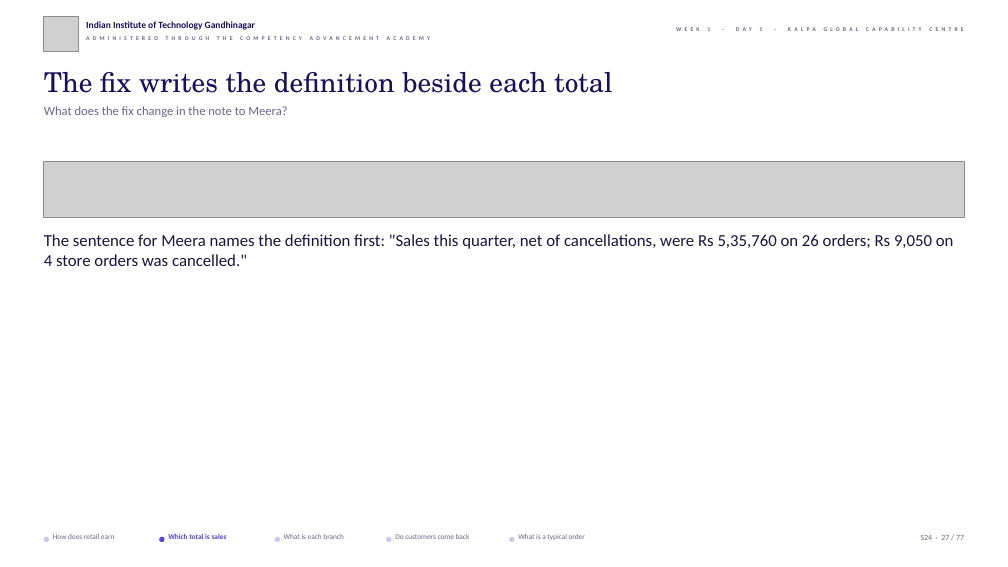
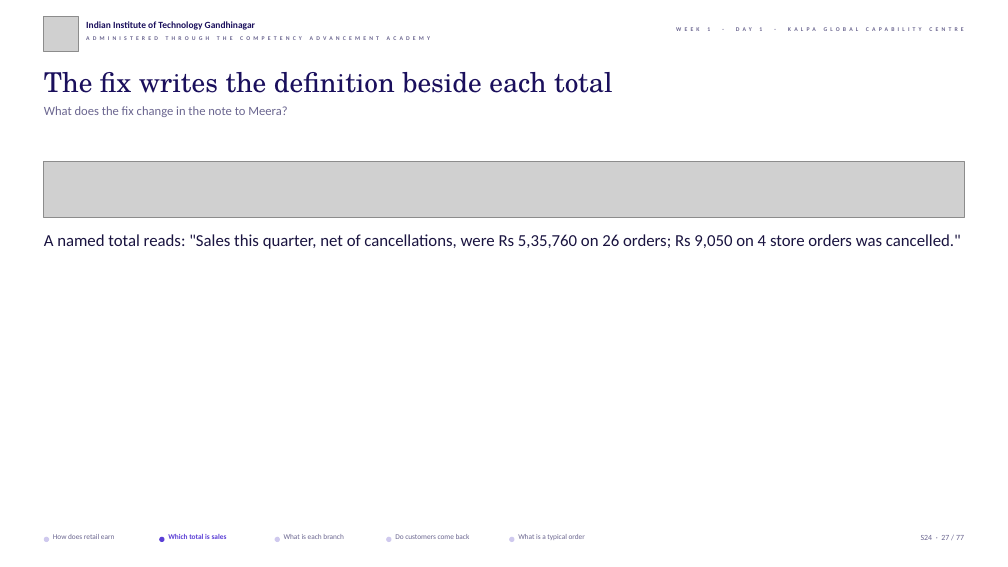
Before and after one commit to fde-academy-lab/c2-content-factory, a slide deck: slide 27 of content/W01/D1/slides/C2_W01_D01_half1_STUDENT.pptx. Drawn at 1008x567 pixels with LibreOffice and Linux fonts; fonts in the diff are those of the drawing; grey boxes stand for pictures; background and template pictures are left out. Boxes give left, top, right and bottom in pixels: in the first picture for what was removed or moved away, otherwise in the second. Text is boxed around its words. In the diff, an @@ line names an element or a change of style, - is before the commit and + after.

```diff
--- a/content/W01/D1/slides/C2_W01_D01_half1_STUDENT.pptx
+++ b/content/W01/D1/slides/C2_W01_D01_half1_STUDENT.pptx
@@ text at <box>44,234,961,249</box>: text changed @@
-The sentence for Meera names the definition first: "Sales this quarter, net of cancellations, were Rs 5,35,760 on 26 orders; Rs 9,050 on 4 store orders was cancelled."
+A named total reads: "Sales this quarter, net of cancellations, were Rs 5,35,760 on 26 orders; Rs 9,050 on 4 store orders was cancelled."
```
Also in this commit, not shown: 1 other slide changed, 17 other files.
